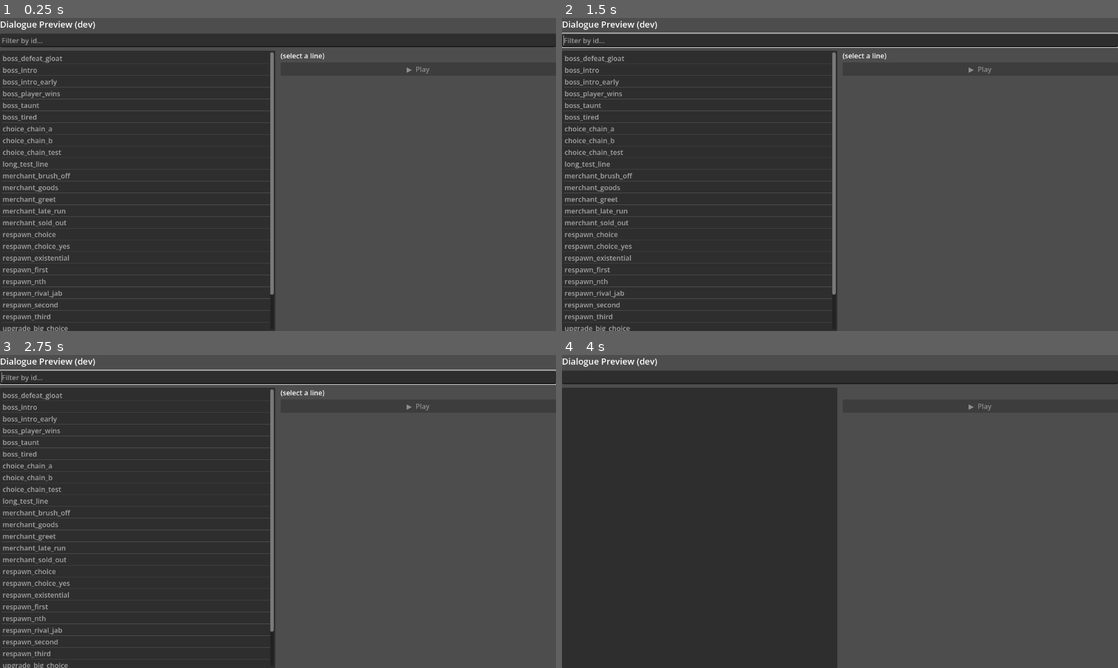
Above: before the commit, frames 1-4 (two rows, left to right).
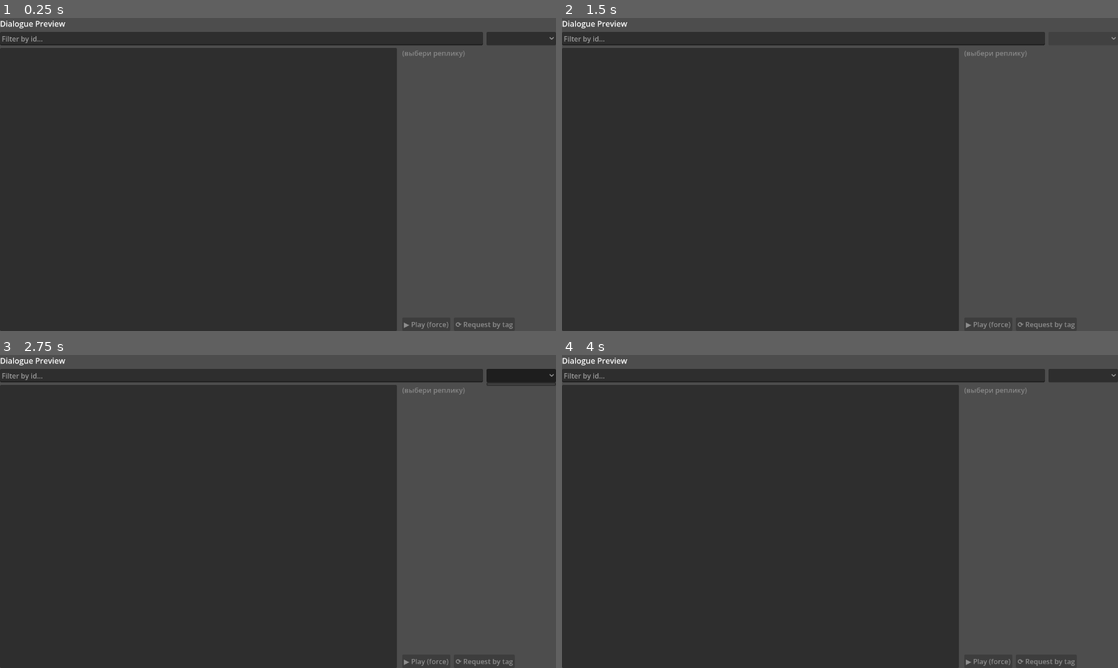
Above: after the commit, the same moments.

Repository: TortikP/GameJamProject
Game: Godot game, scene res://scenes/dev/dialogue_preview.tscn
The game is run twice, just before and just after one commit, with the same random seed, the same clock (stepped at 60 frames per second) and the same inputs. This scene is started directly instead of the project's main scene.
Inputs (mouse positions are in pixels of both pictures, inside the frame that each line leads up to):
- Up to frame 1 (0.25 s): no input
- Up to frame 2 (1.5 s): click (1084, 39) at 0.52 s; click (1084, 39) at 1.27 s
- Up to frame 3 (2.75 s): click (522, 376) at 2.02 s
- Up to frame 4 (4 s): tap Enter at 2.75, 2.85, 3.6 s; move the mouse to (962, 495) at 2.77 s; click (962, 495) at 2.92 s; tap Space at 3.02, 3.5, 3.77 s; move the mouse to (728, 527) at 3.52 s; click (728, 527) at 3.67 s

The runs differ from the first frame. In frame 1, 24% of the frame differs, in the area x 0-100%, y 0-100%; in frame 2, 24%; in frame 3, 24%; in frame 4, 21%.
Error after the commit: Parse Error: Cannot infer the type of "tag_strs" variable because the value doesn't have a set type. (res://scripts/presentation/dialogue_preview.gd:96)

Commit message:
feat(003): dialogue preview v2 — tag filter, chain map, request-by-tag button

Diff:
--- a/scenes/dev/dialogue_preview.tscn
+++ b/scenes/dev/dialogue_preview.tscn
@@ -9,41 +9,68 @@
 anchor_bottom = 1.0
 script = ExtResource("1_script")
 
-[node name="VBoxContainer" type="VBoxContainer" parent="."]
+[node name="VBox" type="VBoxContainer" parent="."]
 layout_mode = 1
 anchors_preset = 15
 anchor_right = 1.0
 anchor_bottom = 1.0
+theme_override_constants/separation = 6
+
+[node name="Header" type="Label" parent="VBox"]
+layout_mode = 2
+theme_override_font_sizes/font_size = 18
+text = "Dialogue Preview"
+
+[node name="TopBar" type="HBoxContainer" parent="VBox"]
+layout_mode = 2
 theme_override_constants/separation = 8
 
-[node name="Title" type="Label" parent="VBoxContainer"]
+[node name="SearchBar" type="LineEdit" parent="VBox/TopBar"]
 layout_mode = 2
-theme_override_font_sizes/font_size = 20
-text = "Dialogue Preview (dev)"
-
-[node name="SearchBar" type="LineEdit" parent="VBoxContainer"]
-layout_mode = 2
+size_flags_horizontal = 3
 placeholder_text = "Filter by id..."
 
-[node name="SplitContainer" type="HSplitContainer" parent="VBoxContainer"]
+[node name="TagFilter" type="OptionButton" parent="VBox/TopBar"]
+layout_mode = 2
+custom_minimum_size = Vector2(160, 0)
+
+[node name="Main" type="HSplitContainer" parent="VBox"]
 layout_mode = 2
 size_flags_vertical = 3
+split_offset = 280
 
-[node name="ItemList" type="ItemList" parent="VBoxContainer/SplitContainer"]
+[node name="List" type="ItemList" parent="VBox/Main"]
 layout_mode = 2
 size_flags_horizontal = 3
 
-[node name="RightPanel" type="VBoxContainer" parent="VBoxContainer/SplitContainer"]
+[node name="Right" type="VBoxContainer" parent="VBox/Main"]
 layout_mode = 2
 size_flags_horizontal = 3
+theme_override_constants/separation = 8
 
-[node name="InfoLabel" type="Label" parent="VBoxContainer/SplitContainer/RightPanel"]
+[node name="Info" type="RichTextLabel" parent="VBox/Main/Right"]
 layout_mode = 2
-text = "(select a line)"
-autowrap_mode = 3
+size_flags_vertical = 3
+bbcode_enabled = true
+scroll_active = true
+text = "[color=#888888](выбери реплику)[/color]"
 
-[node name="PlayButton" type="Button" parent="VBoxContainer/SplitContainer/RightPanel"]
+[node name="Buttons" type="HBoxContainer" parent="VBox/Main/Right"]
 layout_mode = 2
-size_flags_vertical = 8
-text = "▶  Play"
+theme_override_constants/separation = 8
+
+[node name="PlayBtn" type="Button" parent="VBox/Main/Right/Buttons"]
+layout_mode = 2
+text = "▶ Play (force)"
 disabled = true
+
+[node name="RequestBtn" type="Button" parent="VBox/Main/Right/Buttons"]
+layout_mode = 2
+text = "⟳ Request by tag"
+disabled = true
+
+[node name="TagLabel" type="Label" parent="VBox/Main/Right/Buttons"]
+layout_mode = 2
+size_flags_horizontal = 3
+theme_override_colors/font_color = Color(0.5, 1.0, 0.8, 1.0)
+text = ""
--- a/scripts/presentation/dialogue_preview.gd
+++ b/scripts/presentation/dialogue_preview.gd
@@ -1,16 +1,19 @@
 extends Control
-## DialoguePreview — debug scene for testing dialogue lines.
-## Run standalone from scenes/dev/dialogue_preview.tscn.
-## Does NOT depend on arena/battle systems.
+## DialoguePreview — enhanced debug scene.
+## Left: filterable list. Right: full line info + chain map. Bottom: play controls.
 
 const GameLogger = preload("res://scripts/infrastructure/game_logger.gd")
 
-@onready var _search : LineEdit  = $VBoxContainer/SearchBar
-@onready var _list   : ItemList  = $VBoxContainer/SplitContainer/ItemList
-@onready var _play   : Button    = $VBoxContainer/SplitContainer/RightPanel/PlayButton
-@onready var _info   : Label     = $VBoxContainer/SplitContainer/RightPanel/InfoLabel
+@onready var _search     : LineEdit      = $VBox/TopBar/SearchBar
+@onready var _tag_filter : OptionButton  = $VBox/TopBar/TagFilter
+@onready var _list       : ItemList      = $VBox/Main/List
+@onready var _info       : RichTextLabel = $VBox/Main/Right/Info
+@onready var _play_btn   : Button        = $VBox/Main/Right/Buttons/PlayBtn
+@onready var _request_btn: Button        = $VBox/Main/Right/Buttons/RequestBtn
+@onready var _tag_lbl    : Label         = $VBox/Main/Right/Buttons/TagLabel
 
 var _all_ids: Array[StringName] = []
+var _selected_id: StringName = &""
 
 
 func _ready() -> void:
@@ -18,43 +21,142 @@
 	for id in DialogueDB._lines.keys():
 		_all_ids.append(id)
 	_all_ids.sort_custom(func(a, b): return str(a) < str(b))
-	_refresh_list("")
 
-	_search.text_changed.connect(_on_search_changed)
+	_build_tag_filter()
+	_refresh_list()
+
+	_search.text_changed.connect(func(_t): _refresh_list())
+	_tag_filter.item_selected.connect(func(_i): _refresh_list())
 	_list.item_selected.connect(_on_item_selected)
-	_play.pressed.connect(_on_play_pressed)
-	_play.disabled = true
+	_play_btn.pressed.connect(_on_play)
+	_request_btn.pressed.connect(_on_request)
+	_play_btn.disabled = true
+	_request_btn.disabled = true
+	_tag_lbl.text = ""
 
 
-func _refresh_list(filter: String) -> void:
+func _build_tag_filter() -> void:
+	var tags: Dictionary = {}
+	for id in _all_ids:
+		var line = DialogueDB.get_line(id)
+		if line == null: continue
+		for t in line.tags:
+			tags[str(t)] = true
+	_tag_filter.add_item("(все теги)", 0)
+	var sorted_tags := tags.keys()
+	sorted_tags.sort()
+	for t in sorted_tags:
+		_tag_filter.add_item(t)
+
+
+func _refresh_list() -> void:
+	var filter: String = _search.text.strip_edges().to_lower()
+	var tag_idx: int = _tag_filter.selected
+	var tag_selected: String = "" if tag_idx == 0 else _tag_filter.get_item_text(tag_idx)
+
 	_list.clear()
 	for id in _all_ids:
-		if filter == "" or str(id).contains(filter):
-			_list.add_item(str(id))
+		var sid := str(id)
+		if filter != "" and not sid.to_lower().contains(filter):
+			continue
+		if tag_selected != "":
+			var line = DialogueDB.get_line(id)
+			if line == null or tag_selected not in line.tags.map(func(t): return str(t)):
+				continue
+		_list.add_item(sid)
 
-
-func _on_search_changed(text: String) -> void:
-	_refresh_list(text)
-	_play.disabled = true
+	_play_btn.disabled = true
+	_request_btn.disabled = true
 	_info.text = ""
+	_tag_lbl.text = ""
+	_selected_id = &""
 
 
 func _on_item_selected(index: int) -> void:
-	var id := StringName(_list.get_item_text(index))
+	_selected_id = StringName(_list.get_item_text(index))
+	var line = DialogueDB.get_line(_selected_id)
+	if line == null:
+		_info.text = "[color=#ff4444]not found[/color]"
+		return
+
+	_play_btn.disabled = false
+	_tag_lbl.text = ""
+
+	# Build info panel
+	var b := ""
+	b += "[b]%s[/b]  [color=#888888]speaker:[/color] %s\n" % [line.id, line.speaker]
+	b += "[color=#888888]priority:[/color] %d  " % line.priority
+	if line.once_per_session:
+		b += "[color=#ffcc00]once_per_session[/color]  "
+	if line.once_per_run:
+		b += "[color=#ffcc00]once_per_run[/color]  "
+	b += "\n"
+
+	if line.tags.size() > 0:
+		var tag_strs := line.tags.map(func(t): return str(t))
+		b += "[color=#88ffcc]tags:[/color] %s\n" % ", ".join(tag_strs)
+		# Enable request if has tags
+		_request_btn.disabled = false
+		_tag_lbl.text = "→ request('%s')" % line.tags[0]
+
+	var cond: Dictionary = line.conditions
+	if cond.get("min_run", 0) != 0 or cond.get("max_run", 999) != 999:
+		b += "[color=#888888]conditions:[/color] run %d–%d\n" % [cond.get("min_run",0), cond.get("max_run",999)]
+
+	b += "\n[color=#cccccc]\"%s\"[/color]\n" % line.text
+
+	# Chain map
+	b += "\n[color=#888888]── chain ──[/color]\n"
+	b += _build_chain(line.id, {}, 0)
+
+	_info.bbcode_enabled = true
+	_info.text = b
+
+
+func _build_chain(id: StringName, visited: Dictionary, depth: int) -> String:
+	if depth > 8:
+		return "  …\n"
+	var indent := "  ".repeat(depth)
+	if visited.has(id):
+		return "%s[color=#ff4444]↺ %s (cycle)[/color]\n" % [indent, id]
+
 	var line = DialogueDB.get_line(id)
 	if line == null:
-		_info.text = "?"
-		return
-	_info.text = "speaker: %s  |  priority: %d  |  tags: %s" % [
-		line.speaker, line.priority, str(line.tags)
+		return "%s[color=#ff4444]✗ %s (missing)[/color]\n" % [indent, id]
+
+	visited = visited.duplicate()
+	visited[id] = true
+
+	var out := ""
+	var short_text := line.text.left(40) + ("…" if line.text.length() > 40 else "")
+	out += "%s[color=#88ffcc]%s[/color] [color=#888888](%s)[/color] %s\n" % [
+		indent, id, line.speaker, short_text
 	]
-	_play.disabled = false
+
+	if line.choices.size() > 0:
+		for ch in line.choices:
+			var label: String = ch.get("label", "?")
+			var next: StringName = ch.get("next", &"")
+			if next == &"":
+				out += "%s  [color=#ffcc00]▸ \"%s\"[/color] → [color=#888888](end)[/color]\n" % [indent, label]
+			else:
+				out += "%s  [color=#ffcc00]▸ \"%s\"[/color] →\n" % [indent, label]
+				out += _build_chain(next, visited, depth + 2)
+	elif line.next != &"":
+		out += _build_chain(line.next, visited, depth + 1)
+	else:
+		out += "%s  [color=#888888](end)[/color]\n" % indent
+
+	return out
 
 
-func _on_play_pressed() -> void:
-	var sel := _list.get_selected_items()
-	if sel.is_empty():
-		return
-	var id := StringName(_list.get_item_text(sel[0]))
-	# force=true so preview works even if something is playing
-	DialogueManager.play(id, true)
+func _on_play() -> void:
+	if _selected_id == &"": return
+	DialogueManager.play(_selected_id, true)
+
+
+func _on_request() -> void:
+	if _selected_id == &"": return
+	var line = DialogueDB.get_line(_selected_id)
+	if line == null or line.tags.is_empty(): return
+	DialogueManager.request(line.tags[0], {}, true)
